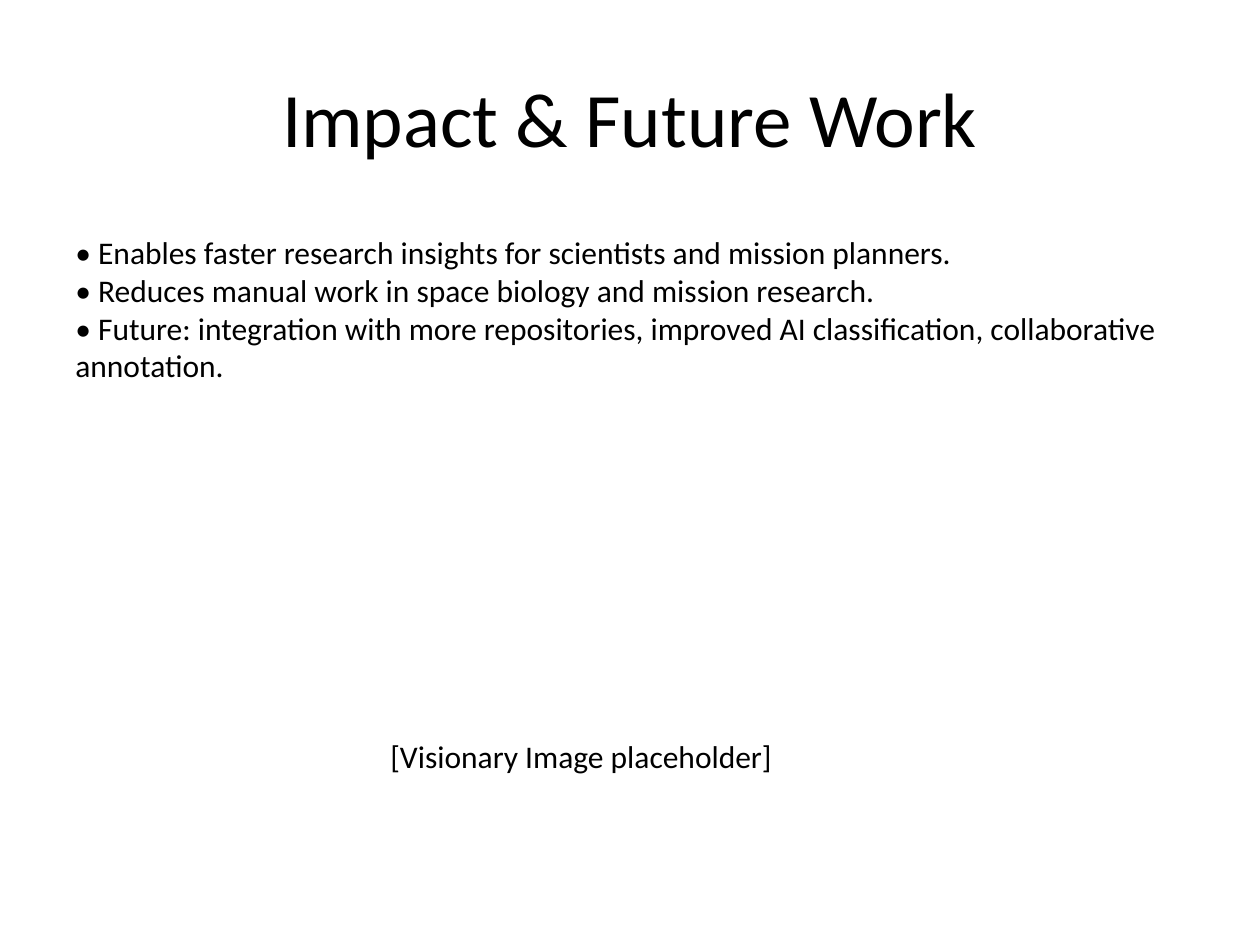
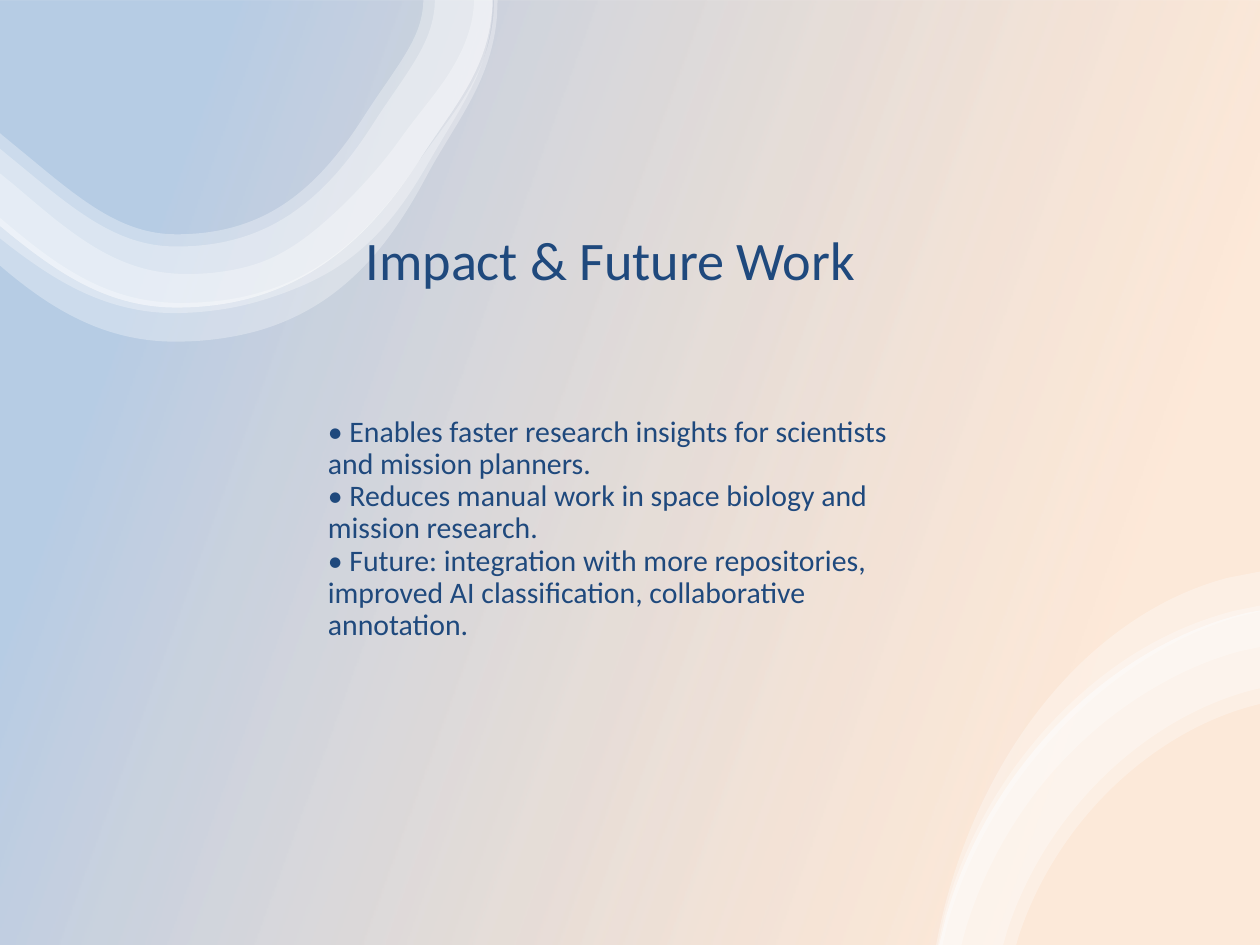
Before and after one commit to akrios-d/biospace-engine, a slide deck: slide 7 of ExoLexis_Presentation.pptx. Drawn at 1260x945 pixels with LibreOffice and Linux fonts; fonts in the diff are those of the drawing. Boxes give left, top, right and bottom in pixels: in the first picture for what was removed or moved away, otherwise in the second. Text is boxed around its words. In the diff, an @@ line names an element or a change of style, - is before the commit and + after.

```diff
--- a/ExoLexis_Presentation.pptx
+++ b/ExoLexis_Presentation.pptx
@@ rectangle added at <box>0,0,1260,945</box>, fill gradient #F79646 to #4F81BD @@
@@ group added at <box>0,0,498,341</box>: 4 freeform shapes @@
@@ title "Impact & Future Work": place and size @@
-title "Impact & Future Work" at <box>282,93,977,160</box>
+title "Impact & Future Work" at <box>366,242,855,289</box>
@@ title "Impact & Future Work" at <box>366,242,855,289</box>: size 44 to 31 pt, text colour #000000 to #1F497D; line spacing 1 to 0.9 @@
@@ text "• Enables faster research insights ...": place and size @@
-text "• Enables faster research insights ..." at <box>75,242,1155,378</box>
+text "• Enables faster research insights ..." at <box>328,421,887,635</box>
@@ text "• Enables faster research insights ..." at <box>328,421,887,635</box>: size 18 to 17 pt, text colour #000000 to #1F497D; line spacing 1 to 0.9; more space between paragraphs @@
@@ group added at <box>936,571,1260,945</box>: 4 freeform shapes @@
@@ text removed at <box>390,745,772,774</box> @@
-[Visionary Image placeholder]
```
Also in this commit, not shown: 6 other slides changed, 6 other files.
